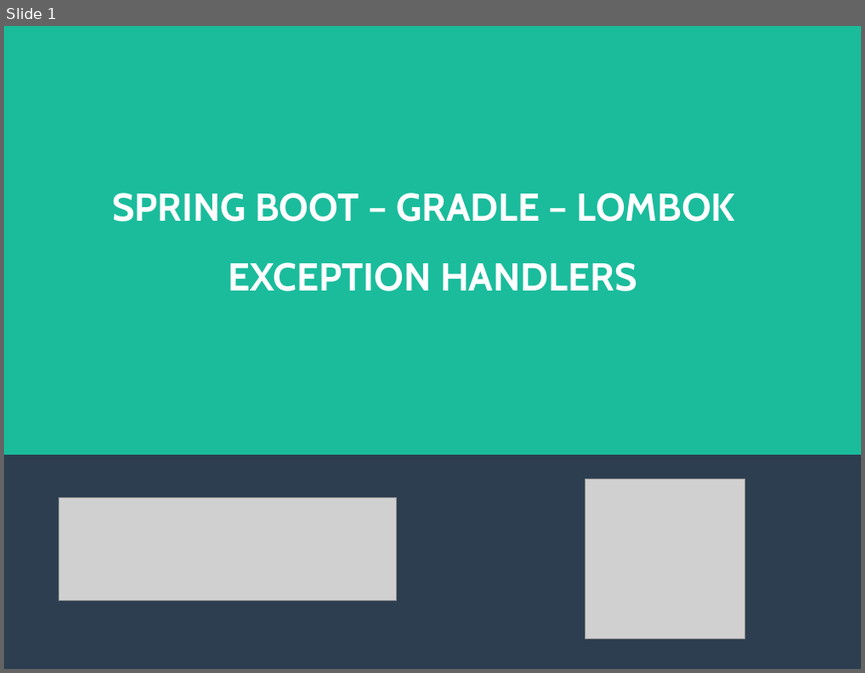
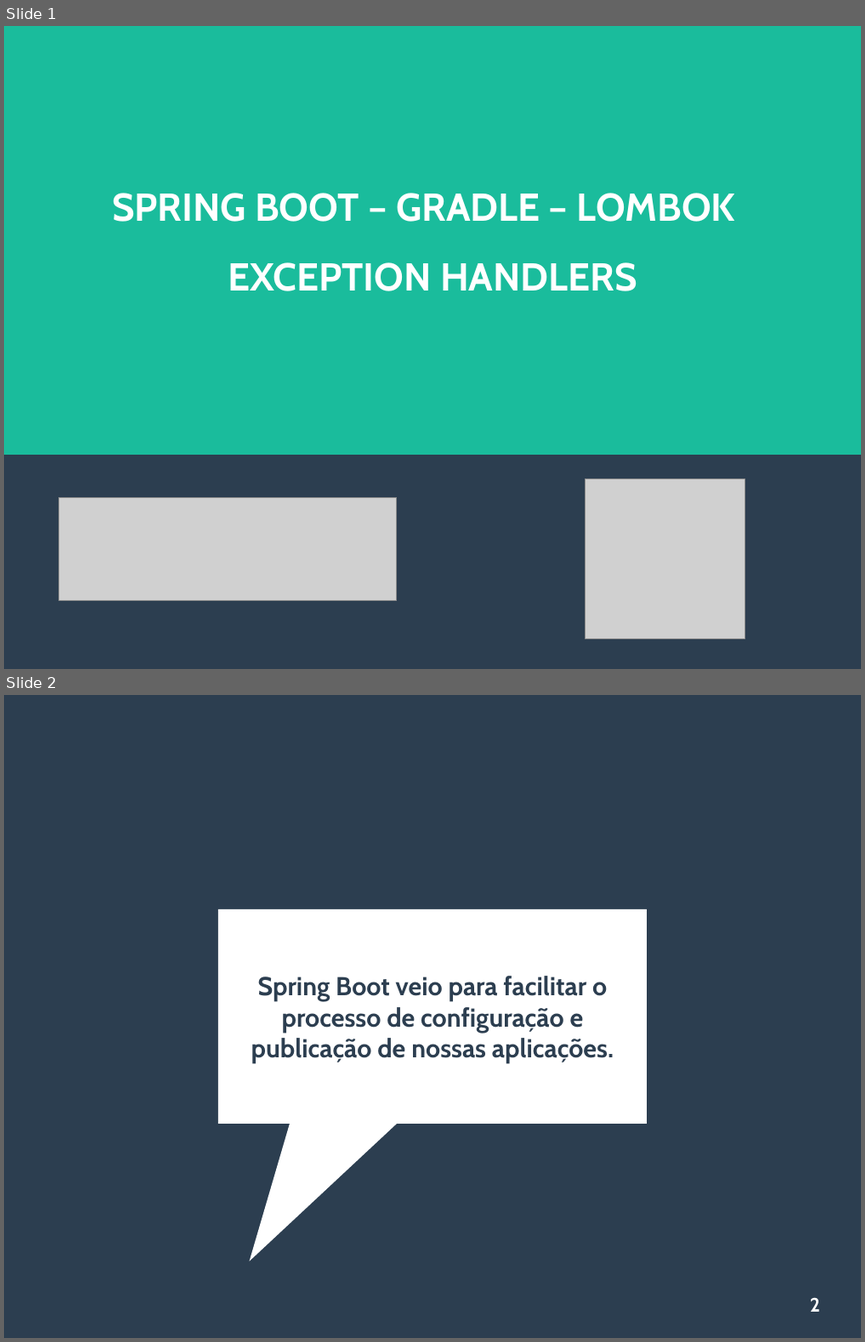
Before and after one commit to viniciusFortti/test, a slide deck: Apresentação/ApresentaçãoQuintaSemana.odp. Shown one above the other, each under a label of ours: slide 1 before the commit, slides 1 and 2 after it. The pictures are 865x673 and 865x1342 pixels, drawn with LibreOffice and Linux fonts; fonts in the diff are those of the drawing; grey boxes stand for pictures. Boxes give left, top, right and bottom in pixels: in the first picture for what was removed or moved away, otherwise in the second. Text is boxed around its words. In the diff, an @@ line names an element or a change of style, - is before the commit and + after.

```diff
--- a/Apresentação/ApresentaçãoQuintaSemana.odp
+++ b/Apresentação/ApresentaçãoQuintaSemana.odp
@@ slide 2 added at box(4, 695, 861, 1338), background #2C3E50 @@
@@ speech box added at box(218, 909, 647, 1124), fill #FFFFFF @@
@@ title added at box(251, 975, 613, 1063), 24 pt, text #2C3E50, bold @@
+Spring Boot veio para facilitar o processo de configuração e publicação de nossas aplicações.
@@ page number added at box(810, 1297, 820, 1311), 18 pt, text #FFFFFF, bold @@
+2
```
Also in this commit, not shown: 4 other slides added, 2 slides removed, 1 other file.
